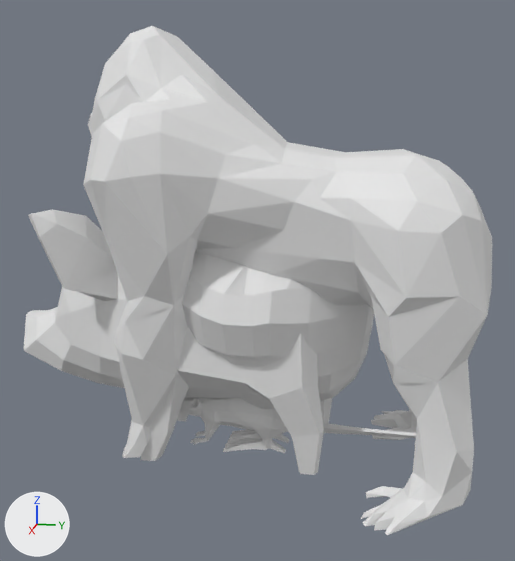
The OBJ model final_project4/Assets/Mesh/Gorilla/Walk/Gorilla_000033.obj as it was, and as the next commit left it.
Both versions are drawn from a camera (50 mm lens) standing at (3.59, 0.85, 1.84) and looking at (-0.01, 0.12, 0.94). Every picture has the same lights, and +X, +Y and +Z are marked at lower left. Where no turn or scale is listed for an object, it has been applied to the vertices.

The first picture shows '10664_Gorilla_v2', 'Chicken', 'grp1_Mesh', 'pig'.
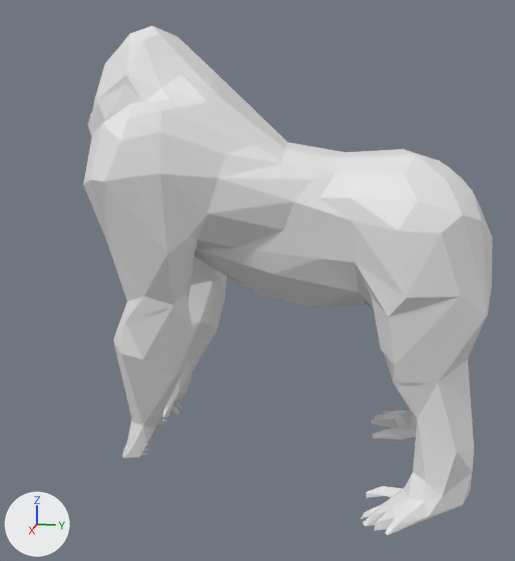
Pixel boxes [x1, y1, x2, y2] of what changed, in the pictures (515 x 561 px):
'pig', deleted: before [24, 209, 332, 475]
'Chicken', deleted: before [182, 253, 374, 453]
'grp1_Mesh', deleted: before [179, 397, 416, 450]

Diff of the bpy script that builds the scene:
```diff
--- a/final_project4/Assets/Mesh/Gorilla/Walk/Gorilla_000033.obj.py
+++ b/final_project4/Assets/Mesh/Gorilla/Walk/Gorilla_000033.obj.py
@@ ob_chicken @@
-ob_chicken = bpy.data.objects.new('Chicken', me_chicken)
-ob_chicken.location = (0.0, 0.0, 0.0)
@@ ob_grp1_mesh @@
-ob_grp1_mesh = bpy.data.objects.new('grp1_Mesh', me_grp1_mesh)
-ob_grp1_mesh.location = (0.0, 0.0, 0.0)
@@ ob_pig @@
-ob_pig = bpy.data.objects.new('pig', me_pig)
-ob_pig.location = (0.0, 0.0, 0.0)
```
